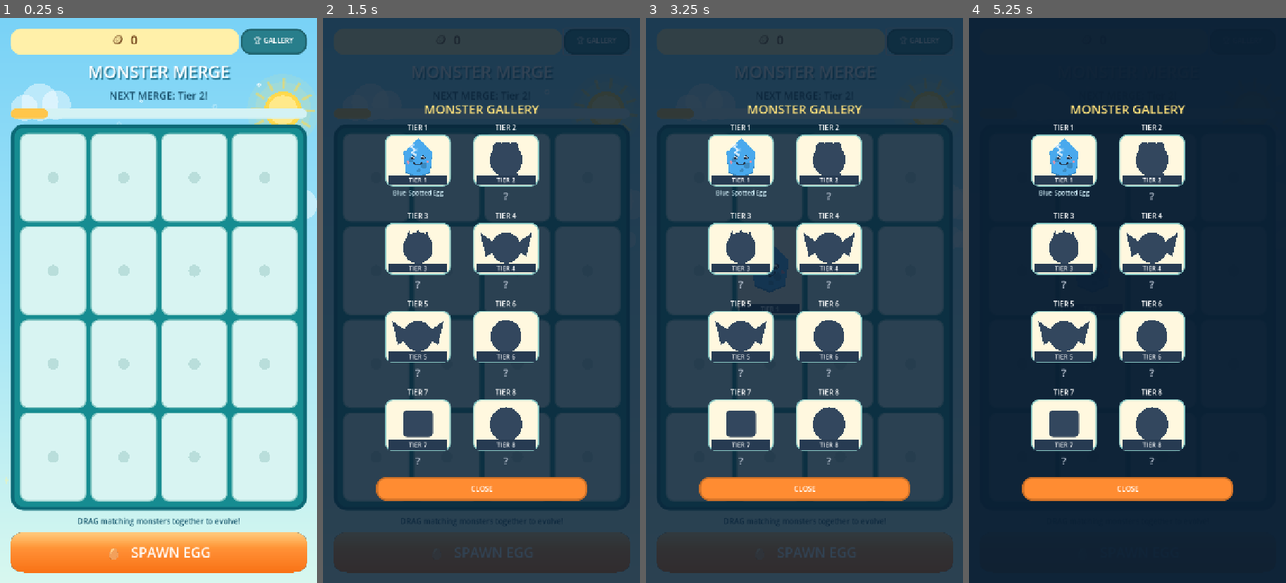
Above: before the commit, frames 1-4 (left to right).
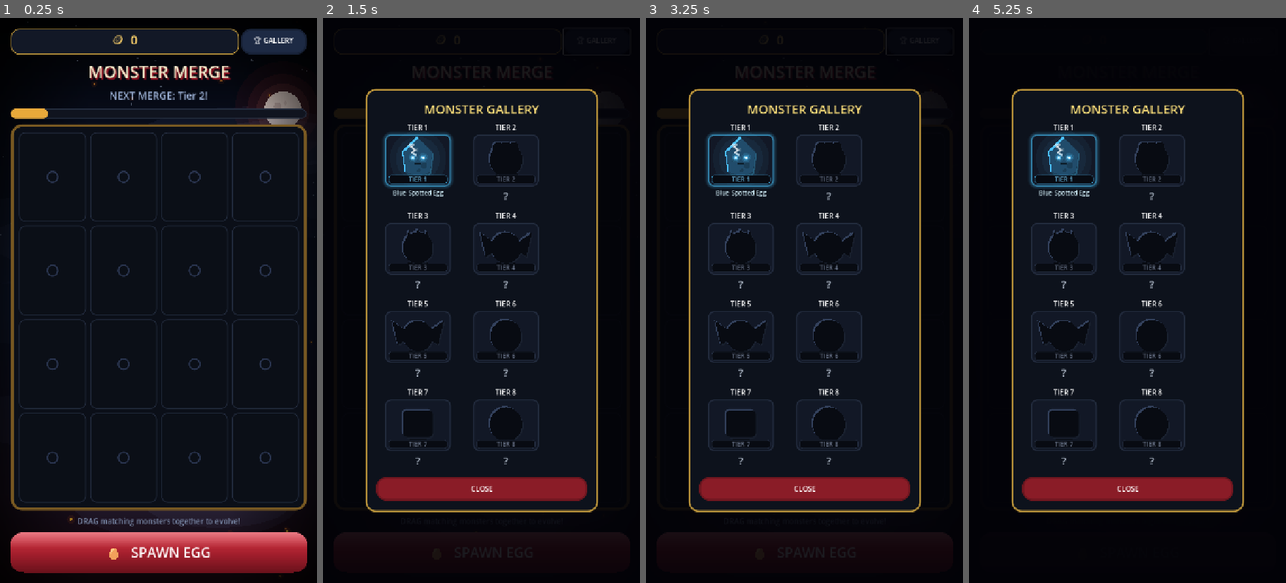
Above: after the commit, the same moments.

Repository: Gass-OS/Monster-Merge
Game: Godot game, scene res://scenes/Main.tscn
The game is run twice, just before and just after one commit, with the same random seed, the same clock (stepped at 60 frames per second) and the same inputs.
Inputs (mouse positions are in pixels of both pictures, inside the frame that each line leads up to):
- Up to frame 1 (0.25 s): no input
- Up to frame 2 (1.5 s): click "🏆 GALLERY" at 0.5 s; click "🥚 SPAWN EGG" at 1.25 s
- Up to frame 3 (3.25 s): click "🏆 GALLERY" at 2 s; click "🥚 SPAWN EGG" at 2.75 s
- Up to frame 4 (5.25 s): click "🏆 GALLERY" at 3.5 s; click "🥚 SPAWN EGG" at 4.25 s; tap Enter at 5 s; drag from (1022, 176) to (1159, 176) at 5.02 s

The runs differ from the first frame. In frame 1, 100% of the frame differs, in the area x 0-100%, y 0-100%; in frame 2, 99%; in frame 3, 99%; in frame 4, 98%.

Commit message:
v2: dark fantasy visuals

Diff:
--- a/project.godot
+++ b/project.godot
@@ -3,7 +3,7 @@
 
 [application]
 config/name="Monster Merge"
-config/description="A cheerful monster evolution merge game."
+config/description="A dark-fantasy monster evolution merge game."
 config/icon="res://icon.png"
 run/main_scene="res://scenes/Main.tscn"
 config/features=PackedStringArray("4.4", "GL Compatibility")
@@ -20,11 +20,11 @@
 renderer/rendering_method="gl_compatibility"
 renderer/rendering_method.mobile="gl_compatibility"
 textures/default_filters/use_nearest_mipmap_filter=false
-environment/defaults/default_clear_color=Color(0.42, 0.78, 0.96, 1)
+environment/defaults/default_clear_color=Color(0.02, 0.02, 0.05, 1)
 
 [boot_splash]
 show_image=false
-bg_color=Color(0.07, 0.45, 0.5, 1)
+bg_color=Color(0.02, 0.02, 0.05, 1)
 
 [autoload]
 
--- a/scripts/background_fx.gd
+++ b/scripts/background_fx.gd
@@ -1,108 +1,127 @@
 extends Control
 class_name BackgroundFX
 
-## Animated cartoon sky: vertical gradient, rotating-ray sun, drifting
-## clouds and gently rising sparkles / bubbles. Pure procedural drawing,
-## no external assets. Redraws every frame from _process.
+## Dark-fantasy night backdrop: deep gradient sky, twinkling stars, a blood
+## moon, drifting fog banks, rising embers and a heavy vignette.
+## Pure procedural drawing, no external assets.
 
 var _time := 0.0
 var _gradient: GradientTexture2D
-var _clouds: Array = []
-var _sparkles: Array = []
+var _fog: Array = []
+var _embers: Array = []
+var _stars: Array = []
 
 func _ready() -> void:
 	mouse_filter = Control.MOUSE_FILTER_IGNORE
 	set_anchors_and_offsets_preset(Control.PRESET_FULL_RECT)
 	var grad := Gradient.new()
-	grad.set_color(0, Color("#79d2f7"))
-	grad.set_color(1, Color("#d8f8ef"))
-	grad.add_point(0.55, Color("#a9e7f6"))
+	grad.set_color(0, Color("#04050b"))
+	grad.set_color(1, Color("#220d18"))
+	grad.add_point(0.5, Color("#0f1a35"))
 	_gradient = GradientTexture2D.new()
 	_gradient.gradient = grad
 	_gradient.fill_from = Vector2(0.5, 0.0)
 	_gradient.fill_to = Vector2(0.5, 1.0)
 	_gradient.width = 16
 	_gradient.height = 512
-	for i in range(6):
-		_clouds.append({
-			"pos": Vector2(randf_range(0.0, 720.0), randf_range(60.0, 560.0)),
-			"speed": 6.0 + randf() * 10.0,
-			"scale": 0.7 + randf() * 0.7,
+	for i in range(7):
+		_fog.append({
+			"pos": Vector2(randf_range(0.0, 720.0), randf_range(260.0, 1200.0)),
+			"speed": 4.0 + randf() * 9.0,
+			"scale": 1.3 + randf() * 1.2,
+			"alpha": 0.045 + randf() * 0.04,
 		})
-	for i in range(14):
-		_sparkles.append({
+	for i in range(28):
+		_embers.append({
 			"pos": Vector2(randf_range(0.0, 720.0), randf_range(0.0, 1280.0)),
-			"speed": 12.0 + randf() * 22.0,
-			"size": 2.0 + randf() * 3.5,
+			"speed": 18.0 + randf() * 42.0,
+			"size": 1.2 + randf() * 2.4,
 			"phase": randf() * TAU,
-			"sway": 8.0 + randf() * 14.0,
-			"star": randi() % 3 == 0,
+			"sway": 8.0 + randf() * 18.0,
+		})
+	for i in range(45):
+		_stars.append({
+			"pos": Vector2(randf_range(0.0, 720.0), randf_range(0.0, 620.0)),
+			"size": 0.8 + randf() * 1.4,
+			"phase": randf() * TAU,
 		})
 	resized.connect(queue_redraw)
 
 func _process(delta: float) -> void:
 	_time += delta
 	var w := size.x
-	for cloud in _clouds:
-		var pos: Vector2 = cloud["pos"]
-		pos.x += float(cloud["speed"]) * delta
-		if pos.x > w + 130.0:
-			pos.x = -130.0
-			pos.y = randf_range(60.0, 560.0)
-		cloud["pos"] = pos
-	for sp in _sparkles:
-		var pos: Vector2 = sp["pos"]
-		pos.y -= float(sp["speed"]) * delta
+	for f in _fog:
+		var pos: Vector2 = f["pos"]
+		pos.x += float(f["speed"]) * delta
+		if pos.x > w + 260.0:
+			pos.x = -260.0
+			pos.y = randf_range(260.0, 1200.0)
+		f["pos"] = pos
+	for e in _embers:
+		var pos: Vector2 = e["pos"]
+		pos.y -= float(e["speed"]) * delta
 		if pos.y < -20.0:
 			pos.y = size.y + 20.0
 			pos.x = randf_range(0.0, maxf(w, 1.0))
-		sp["pos"] = pos
+		e["pos"] = pos
 	queue_redraw()
 
 func _draw() -> void:
 	if _gradient != null:
 		draw_texture_rect(_gradient, Rect2(Vector2.ZERO, size), false)
-	_draw_sun()
-	_draw_clouds()
-	_draw_sparkles()
+	_draw_stars()
+	_draw_moon()
+	_draw_fog()
+	_draw_embers()
+	_draw_vignette()
 
-func _draw_sun() -> void:
-	# Tucked into the right-hand gap between the title and the board.
+func _draw_stars() -> void:
+	for st in _stars:
+		var a := 0.25 + 0.4 * (0.5 + 0.5 * sin(_time * 1.6 + float(st["phase"])))
+		draw_circle(st["pos"], float(st["size"]), Color(0.8, 0.88, 1.0, a))
+
+func _draw_moon() -> void:
 	var c := Vector2(size.x - 78.0, 208.0)
-	draw_circle(c, 82.0, Color(1.0, 0.9, 0.45, 0.10))
-	draw_circle(c, 64.0, Color(1.0, 0.9, 0.45, 0.14))
-	for i in range(12):
-		var ang := _time * 0.12 + float(i) * TAU / 12.0
-		var dir := Vector2(cos(ang), sin(ang))
-		draw_line(c + dir * 50.0, c + dir * 72.0, Color(1.0, 0.85, 0.3, 0.55), 5.0, true)
-	draw_circle(c, 42.0, Color("#ffd94d"))
-	draw_circle(c, 33.0, Color("#ffe98a"))
+	var pulse := 0.02 * sin(_time * 1.2)
+	draw_circle(c, 110.0, Color(0.85, 0.15, 0.2, 0.06 + pulse))
+	draw_circle(c, 82.0, Color(0.9, 0.3, 0.3, 0.09 + pulse))
+	draw_circle(c, 60.0, Color(0.95, 0.5, 0.45, 0.12))
+	draw_circle(c, 42.0, Color("#e9d7d0"))
+	draw_circle(c + Vector2(-12, -8), 9.0, Color("#cdb7b3"))
+	draw_circle(c + Vector2(12, 10), 6.0, Color("#cdb7b3"))
+	draw_circle(c + Vector2(6, -16), 4.0, Color("#d8c3be"))
 
-func _draw_clouds() -> void:
-	for cloud in _clouds:
-		var pos: Vector2 = cloud["pos"]
-		var sc: float = cloud["scale"]
-		var col := Color(1, 1, 1, 0.45)
-		draw_circle(pos, 34.0 * sc, col)
-		draw_circle(pos + Vector2(30, 5) * sc, 27.0 * sc, col)
-		draw_circle(pos + Vector2(-28, 10) * sc, 24.0 * sc, col)
+func _draw_fog() -> void:
+	for f in _fog:
+		var pos: Vector2 = f["pos"]
+		var sc: float = f["scale"]
+		var a: float = f["alpha"]
+		draw_set_transform(pos, 0.0, Vector2(1.0, 0.32))
+		draw_circle(Vector2.ZERO, 140.0 * sc, Color(0.45, 0.52, 0.75, a))
+		draw_circle(Vector2(40.0, 0.0) * sc, 90.0 * sc, Color(0.55, 0.6, 0.85, a))
+		draw_set_transform(Vector2.ZERO, 0.0, Vector2.ONE)
 
-func _draw_sparkles() -> void:
-	for sp in _sparkles:
-		var base: Vector2 = sp["pos"]
-		var alpha := 0.35 + 0.3 * sin(_time * 2.0 + float(sp["phase"]))
-		var pos := Vector2(base.x + sin(_time * 0.8 + float(sp["phase"])) * float(sp["sway"]), base.y)
-		var r: float = sp["size"]
-		if bool(sp["star"]):
-			_draw_star(pos, r * 1.6, Color(1.0, 0.95, 0.6, alpha))
-		else:
-			draw_arc(pos, r, 0.0, TAU, 16, Color(1, 1, 1, alpha), 1.5, true)
-			draw_circle(pos + Vector2(-r * 0.3, -r * 0.3), r * 0.35, Color(1, 1, 1, alpha))
+func _draw_embers() -> void:
+	for e in _embers:
+		var base: Vector2 = e["pos"]
+		var ph: float = e["phase"]
+		var flicker := 0.5 + 0.5 * sin(_time * 5.0 + ph)
+		var pos := Vector2(base.x + sin(_time * 0.9 + ph) * float(e["sway"]), base.y)
+		var r: float = e["size"]
+		draw_circle(pos, r * 2.8, Color(1.0, 0.4, 0.1, 0.07 + 0.05 * flicker))
+		draw_circle(pos, r, Color(1.0, 0.55 + 0.25 * flicker, 0.18, 0.5 + 0.4 * flicker))
 
-func _draw_star(pos: Vector2, r: float, col: Color) -> void:
-	var pts := PackedVector2Array()
-	for i in range(8):
-		var ang := float(i) * PI / 4.0
-		var rad := r if i % 2 == 0 else r * 0.3
-		pts.append(pos + Vector2(cos(ang), sin(ang)) * rad)
-	draw_colored_polygon(pts, col)
+func _draw_vignette() -> void:
+	var w := size.x
+	var h := size.y
+	var d := 200.0
+	var dark := Color(0, 0, 0, 0.7)
+	var clear := Color(0, 0, 0, 0)
+	draw_polygon(PackedVector2Array([Vector2(0, 0), Vector2(w, 0), Vector2(w, d), Vector2(0, d)]),
+		PackedColorArray([dark, dark, clear, clear]))
+	draw_polygon(PackedVector2Array([Vector2(0, h - d), Vector2(w, h - d), Vector2(w, h), Vector2(0, h)]),
+		PackedColorArray([clear, clear, dark, dark]))
+	draw_polygon(PackedVector2Array([Vector2(0, 0), Vector2(d, 0), Vector2(d, h), Vector2(0, h)]),
+		PackedColorArray([dark, clear, clear, dark]))
+	draw_polygon(PackedVector2Array([Vector2(w - d, 0), Vector2(w, 0), Vector2(w, h), Vector2(w - d, h)]),
+		PackedColorArray([clear, dark, dark, clear]))
--- a/scripts/monster_tile.gd
+++ b/scripts/monster_tile.gd
@@ -9,7 +9,11 @@
 ]
 const FACE_COLOR := Color("#26374c")
 const CHEEK_COLOR := Color(1.0, 0.55, 0.6, 0.75)
-const SILHOUETTE_COLOR := Color("#33475e")
+const SILHOUETTE_COLOR := Color("#080b12")
+const GLOW_COLORS := [
+	Color("#4cc3ff"), Color("#58ff7a"), Color("#a6ff4f"), Color("#ff7a2e"),
+	Color("#ffcc33"), Color("#7ff6ff"), Color("#5ad0ff"), Color("#c06bff")
+]
 
 var tile_index: int = -1
 var tier: int = 0
@@ -69,24 +73,55 @@
 					break
 	_dragging = false
 
+func _glow_color() -> Color:
+	if silhouette_mode:
+		return Color("#34425e")
+	if tier <= 0:
+		return Color("#27324a")
+	return GLOW_COLORS[clampi(tier - 1, 0, GLOW_COLORS.size() - 1)]
+
 func _draw() -> void:
 	var rect := Rect2(Vector2.ZERO, size)
+	var was_sil := silhouette_mode
+	var gc := _glow_color()
 	var panel := StyleBoxFlat.new()
-	panel.bg_color = Color("#d8f4f2") if tier == 0 else Color("#fff8df")
-	panel.border_color = Color("#8ac9c5")
-	panel.set_border_width_all(3)
-	panel.set_corner_radius_all(18)
+	panel.bg_color = Color("#0b0f17") if tier == 0 else Color("#121826")
+	panel.border_color = Color("#222b3d") if tier == 0 else gc.darkened(0.35)
+	panel.set_border_width_all(2 if tier == 0 else 3)
+	panel.set_corner_radius_all(14)
+	if tier > 0 and not was_sil:
+		panel.shadow_color = Color(gc, 0.28)
+		panel.shadow_size = 7
 	draw_style_box(panel, rect)
 	if tier == 0:
-		draw_circle(size * 0.5, 13.0, Color("#b9dedb"))
+		draw_arc(size * 0.5, 12.0, 0.0, TAU, 28, Color("#2a3550"), 2.0, true)
 		return
 	var center := Vector2(size.x * 0.5, size.y * 0.47)
-	var body_color: Color = SILHOUETTE_COLOR if silhouette_mode else PALETTE[tier - 1]
+	var s := minf(size.x, size.y) * 0.31
+	# Soft coloured aura behind the creature.
+	if not was_sil:
+		for i in range(4):
+			draw_circle(center, s * (1.75 - float(i) * 0.38), Color(gc, 0.045 + 0.008 * float(tier)))
+	# Ground shadow.
+	draw_set_transform(center + Vector2(0, s * 1.2), 0.0, Vector2(1.0, 0.28))
+	draw_circle(Vector2.ZERO, s, Color(0, 0, 0, 0.55))
+	draw_set_transform(Vector2.ZERO, 0.0, Vector2.ONE)
+	# Rim light: draw the flat silhouette offset in the glow colour first.
+	silhouette_mode = true
+	_draw_creature(center + Vector2(-3.0, -3.0), Color(gc, 0.95))
+	_draw_creature(center + Vector2(2.5, 3.0), Color(gc.darkened(0.45), 0.55))
+	silhouette_mode = was_sil
+	var body_color: Color = SILHOUETTE_COLOR if was_sil else PALETTE[tier - 1].darkened(0.55)
 	_draw_creature(center, body_color)
+	# Tier plate.
 	var font := ThemeDB.fallback_font
-	draw_string(font, Vector2(8, size.y - 9), "TIER %d" % tier, HORIZONTAL_ALIGNMENT_CENTER, size.x - 16, 16, Color.WHITE)
-	draw_rect(Rect2(8, size.y - 26, size.x - 16, 22), Color("#273b52"))
-	draw_string(font, Vector2(8, size.y - 9), "TIER %d" % tier, HORIZONTAL_ALIGNMENT_CENTER, size.x - 16, 14, Color.WHITE)
+	var plate := StyleBoxFlat.new()
+	plate.bg_color = Color("#080b12")
+	plate.border_color = gc.darkened(0.3)
+	plate.set_border_width_all(1)
+	plate.set_corner_radius_all(6)
+	draw_style_box(plate, Rect2(8, size.y - 26, size.x - 16, 20))
+	draw_string(font, Vector2(8, size.y - 11), "TIER %d" % tier, HORIZONTAL_ALIGNMENT_CENTER, size.x - 16, 14, gc.lightened(0.25))
 
 func _draw_creature(c: Vector2, color: Color) -> void:
 	var s := minf(size.x, size.y) * 0.31
@@ -137,21 +172,17 @@
 		draw_circle(c + Vector2(-r * 0.38, -r * 0.44), r * 0.2, Color(1, 1, 1, 0.35))
 
 func _face(c: Vector2, s: float) -> void:
-	var er := maxf(3.5, s * 0.13)
+	# Menacing glowing eyes and a stern mouth.
+	var gc := _glow_color()
+	var er := maxf(3.5, s * 0.12)
 	var eye_l := c + Vector2(-s * 0.32, -s * 0.08)
 	var eye_r := c + Vector2(s * 0.32, -s * 0.08)
-	draw_circle(eye_l, er, FACE_COLOR)
-	draw_circle(eye_r, er, FACE_COLOR)
-	# Eye sparkle: big highlight + tiny glint.
-	draw_circle(eye_l + Vector2(-er * 0.3, -er * 0.35), maxf(1.5, s * 0.055), Color.WHITE)
-	draw_circle(eye_r + Vector2(-er * 0.3, -er * 0.35), maxf(1.5, s * 0.055), Color.WHITE)
-	draw_circle(eye_l + Vector2(er * 0.35, er * 0.3), maxf(1.0, s * 0.03), Color(1, 1, 1, 0.85))
-	draw_circle(eye_r + Vector2(er * 0.35, er * 0.3), maxf(1.0, s * 0.03), Color(1, 1, 1, 0.85))
-	# Cheeks.
-	draw_circle(c + Vector2(-s * 0.62, s * 0.2), maxf(2.5, s * 0.09), CHEEK_COLOR)
-	draw_circle(c + Vector2(s * 0.62, s * 0.2), maxf(2.5, s * 0.09), CHEEK_COLOR)
-	# Smile.
-	draw_arc(c + Vector2(0, s * 0.1), s * 0.28, 0.25, PI - 0.25, 16, FACE_COLOR, 3.0)
+	for e: Vector2 in [eye_l, eye_r]:
+		draw_circle(e, er * 2.4, Color(gc, 0.16))
+		draw_circle(e, er * 1.6, Color(gc, 0.35))
+		draw_circle(e, er, gc.lightened(0.3))
+		draw_circle(e, er * 0.45, Color.WHITE)
+	draw_line(c + Vector2(-s * 0.2, s * 0.3), c + Vector2(s * 0.2, s * 0.3), Color(0, 0, 0, 0.6), 3.0, true)
 
 func _sparkle(pos: Vector2, r: float, col: Color) -> void:
 	var pts := PackedVector2Array([
--- a/scripts/ui_manager.gd
+++ b/scripts/ui_manager.gd
@@ -50,19 +50,19 @@
 	var top := HBoxContainer.new()
 	top.alignment = BoxContainer.ALIGNMENT_CENTER
 	layout.add_child(top)
-	coin_panel = _panel(Color("#fff0a9"), 22)
+	coin_panel = _panel(Color("#121826"), 18)
 	coin_panel.size_flags_horizontal = Control.SIZE_EXPAND_FILL
 	top.add_child(coin_panel)
 	coin_label = Label.new()
 	coin_label.text = "🪙  0"
 	coin_label.add_theme_font_size_override("font_size", 28)
-	coin_label.add_theme_color_override("font_color", Color("#714319"))
+	coin_label.add_theme_color_override("font_color", Color("#ffd36b"))
 	coin_label.horizontal_alignment = HORIZONTAL_ALIGNMENT_CENTER
 	coin_panel.add_child(coin_label)
 	var gallery_button := Button.new()
 	gallery_button.text = "🏆 GALLERY"
 	gallery_button.custom_minimum_size = Vector2(150, 58)
-	_style_button(gallery_button, Color("#287e8b"))
+	_style_button(gallery_button, Color("#1d2a44"))
 	gallery_button.pressed.connect(_show_gallery)
 	top.add_child(gallery_button)
 
@@ -70,28 +70,28 @@
 	title.text = "MONSTER MERGE"
 	title.horizontal_alignment = HORIZONTAL_ALIGNMENT_CENTER
 	title.add_theme_font_size_override("font_size", 38)
-	title.add_theme_color_override("font_color", Color("#ffffff"))
-	title.add_theme_color_override("font_shadow_color", Color("#287d9a"))
+	title.add_theme_color_override("font_color", Color("#f1e7c8"))
+	title.add_theme_color_override("font_shadow_color", Color("#8a1422"))
 	title.add_theme_constant_override("shadow_offset_x", 3)
 	title.add_theme_constant_override("shadow_offset_y", 4)
 	layout.add_child(title)
 	next_label = Label.new()
 	next_label.horizontal_alignment = HORIZONTAL_ALIGNMENT_CENTER
 	next_label.add_theme_font_size_override("font_size", 23)
-	next_label.add_theme_color_override("font_color", Color("#164d69"))
+	next_label.add_theme_color_override("font_color", Color("#9fb4d8"))
 	layout.add_child(next_label)
 	progress = ProgressBar.new()
 	progress.custom_minimum_size.y = 22
 	progress.max_value = 8
 	progress.show_percentage = false
-	progress.add_theme_stylebox_override("background", _flat_style(Color("#d4f2f4"), 12))
-	progress.add_theme_stylebox_override("fill", _flat_style(Color("#ffc64b"), 12))
+	progress.add_theme_stylebox_override("background", _flat_style(Color("#10141f"), 12, Color("#232c3d"), 2))
+	progress.add_theme_stylebox_override("fill", _flat_style(Color("#e8a93a"), 12))
 	layout.add_child(progress)
 
 	board_panel = PanelContainer.new()
 	board_panel.size_flags_vertical = Control.SIZE_EXPAND_FILL
 	board_panel.size_flags_horizontal = Control.SIZE_EXPAND_FILL
-	board_panel.add_theme_stylebox_override("panel", _flat_style(Color("#168c91"), 28, Color("#0c6976"), 8))
+	board_panel.add_theme_stylebox_override("panel", _flat_style(Color("#0b0f18"), 24, Color("#7a5a22"), 6))
 	layout.add_child(board_panel)
 	var board_margin := MarginContainer.new()
 	board_margin.add_theme_constant_override("margin_left", 12)
@@ -109,7 +109,7 @@
 	hint.text = "DRAG matching monsters together to evolve!"
 	hint.horizontal_alignment = HORIZONTAL_ALIGNMENT_CENTER
 	hint.add_theme_font_size_override("font_size", 17)
-	hint.add_theme_color_override("font_color", Color("#15556c"))
+	hint.add_theme_color_override("font_color", Color("#7f8fae"))
 	layout.add_child(hint)
 	spawn_button = Button.new()
 	spawn_button.text = "🥚   SPAWN EGG"
@@ -125,7 +125,7 @@
 
 func _panel(color: Color, radius: int) -> PanelContainer:
 	var p := PanelContainer.new()
-	p.add_theme_stylebox_override("panel", _flat_style(color, radius))
+	p.add_theme_stylebox_override("panel", _flat_style(color, radius, Color("#b8923a"), 2))
 	return p
 
 func _flat_style(color: Color, radius: int, border: Color = Color.TRANSPARENT, border_width: int = 0) -> StyleBoxFlat:
@@ -177,7 +177,7 @@
 	return ImageTexture.create_from_image(img)
 
 func _style_glossy_button(button: Button) -> void:
-	var tex := _make_glossy_texture(Color("#ffb347"), Color("#ff8c32"), Color("#f97316"))
+	var tex := _make_glossy_texture(Color("#e0414f"), Color("#a8202e"), Color("#6b121c"))
 	var normal := StyleBoxTexture.new()
 	normal.texture = tex
 	normal.content_margin_left = 16
@@ -239,6 +239,7 @@
 		tile_center = grid.tiles[grid.last_merged_index].get_global_rect().get_center()
 	# White ring burst from the merged tile.
 	var ring := RingBurstScript.new()
+	ring.ring_color = MonsterTile.GLOW_COLORS[clampi(tier - 1, 0, 7)]
 	ring.position = tile_center
 	popup_layer.add_child(ring)
 	# Gold coins fly along a curve up to the coin counter.
@@ -293,6 +294,23 @@
 	tw.tween_callback(toast.queue_free)
 	# Tiny board shake.
 	_shake_board()
+	if tier >= 5:
+		_flash(MonsterTile.GLOW_COLORS[clampi(tier - 1, 0, 7)])
+	if tier >= 6:
+		Engine.time_scale = 0.35
+		get_tree().create_timer(0.25, true, false, true).timeout.connect(func() -> void:
+			Engine.time_scale = 1.0
+		)
+
+func _flash(col: Color) -> void:
+	var f := ColorRect.new()
+	f.color = Color(col, 0.35)
+	f.set_anchors_and_offsets_preset(Control.PRESET_FULL_RECT)
+	f.mouse_filter = Control.MOUSE_FILTER_IGNORE
+	popup_layer.add_child(f)
+	var tw := create_tween()
+	tw.tween_property(f, "color:a", 0.0, 0.3)
+	tw.tween_callback(f.queue_free)
 
 func _fly_coin(from: Vector2, to: Vector2, delay: float, is_last: bool) -> void:
 	var coin := Label.new()
@@ -373,17 +391,17 @@
 	stage.add_child(preview)
 	card.add_child(stage)
 	card.add_child(_popup_label("TIER %d: %s" % [tier, NAMES[tier - 1]], 22, Color.WHITE))
-	card.add_child(_popup_label("Makes extra coins every second!", 17, Color("#d5f6d9")))
+	card.add_child(_popup_label("Makes extra coins every second!", 17, Color("#9fb4d8")))
 	var ok := Button.new()
 	ok.text = "OK!"
 	ok.custom_minimum_size.y = 58
-	_style_button(ok, Color("#36b95f"))
+	_style_button(ok, Color("#2a6b4a"))
 	ok.pressed.connect(overlay.queue_free)
 	card.add_child(ok)
 	var gallery := Button.new()
 	gallery.text = "VIEW GALLERY"
 	gallery.custom_minimum_size.y = 50
-	_style_button(gallery, Color("#287eaa"))
+	_style_button(gallery, Color("#1d2a44"))
 	gallery.pressed.connect(func():
 		overlay.queue_free()
 		_show_gallery()
@@ -438,13 +456,13 @@
 	var close := Button.new()
 	close.text = "CLOSE"
 	close.custom_minimum_size.y = 54
-	_style_button(close, Color("#ff8c32"))
+	_style_button(close, Color("#8a1c27"))
 	close.pressed.connect(overlay.queue_free)
 	card.add_child(close)
 
 func _make_overlay() -> ColorRect:
 	var overlay := ColorRect.new()
-	overlay.color = Color(0.04, 0.12, 0.2, 0.84)
+	overlay.color = Color(0.01, 0.01, 0.03, 0.9)
 	overlay.set_anchors_and_offsets_preset(Control.PRESET_FULL_RECT)
 	popup_layer.add_child(overlay)
 	return overlay
@@ -453,16 +471,18 @@
 	var center := CenterContainer.new()
 	center.set_anchors_and_offsets_preset(Control.PRESET_FULL_RECT)
 	overlay.add_child(center)
+	var frame := PanelContainer.new()
+	frame.add_theme_stylebox_override("panel", _flat_style(Color("#0d121c"), 22, Color("#b8923a"), 4))
+	center.add_child(frame)
 	var card := VBoxContainer.new()
 	card.custom_minimum_size = Vector2(480, 0)
 	card.add_theme_constant_override("separation", 12)
-	card.add_theme_stylebox_override("panel", _flat_style(Color("#24677b"), 28, Color("#f8d66b"), 5))
 	var margin := MarginContainer.new()
 	margin.add_theme_constant_override("margin_left", 20)
 	margin.add_theme_constant_override("margin_right", 20)
 	margin.add_theme_constant_override("margin_top", 22)
 	margin.add_theme_constant_override("margin_bottom", 22)
-	center.add_child(margin)
+	frame.add_child(margin)
 	margin.add_child(card)
 	return card
 
